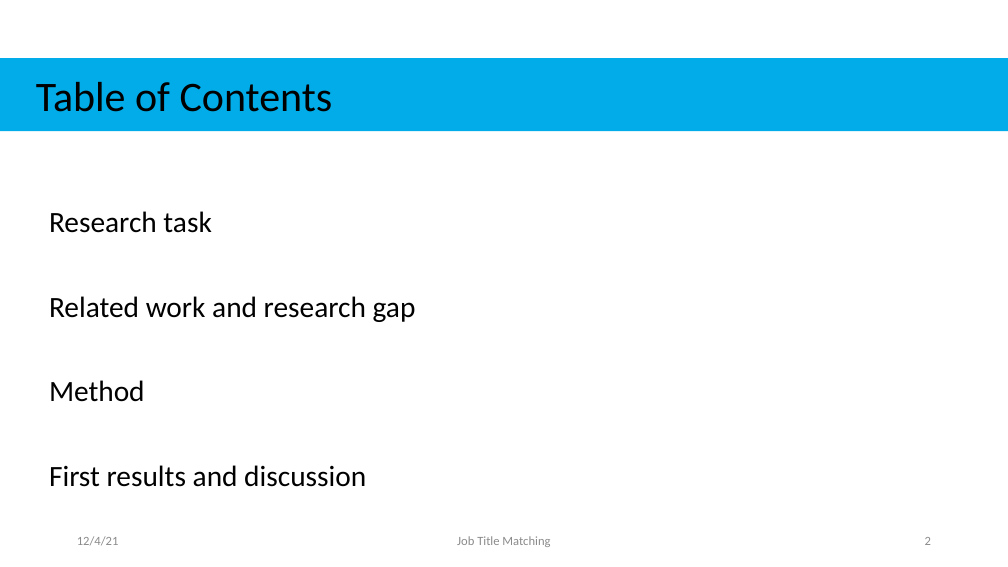
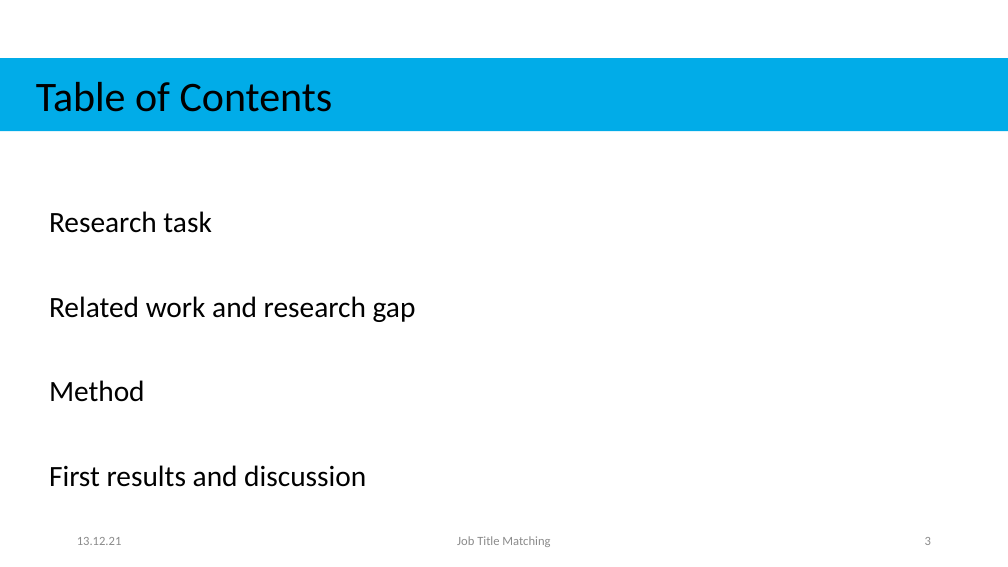
Before and after one commit to Rahkakavee/job-title-matching, a slide deck: slide 3 of presentation/Kolloquium.pptx (slide 2 before the commit). Drawn at 1008x567 pixels with LibreOffice and Linux fonts; fonts in the diff are those of the drawing. Boxes give left, top, right and bottom in pixels: in the first picture for what was removed or moved away, otherwise in the second. Text is boxed around its words. In the diff, an @@ line names an element or a change of style, - is before the commit and + after.

```diff
--- a/presentation/Kolloquium.pptx
+++ b/presentation/Kolloquium.pptx
@@ text at bbox=[77, 537, 122, 545]: text changed @@
-12/4/21
+13.12.21
```
Also in this commit, not shown: 23 other slides changed, 9 slides added, 1 slide removed, 2 other files.
